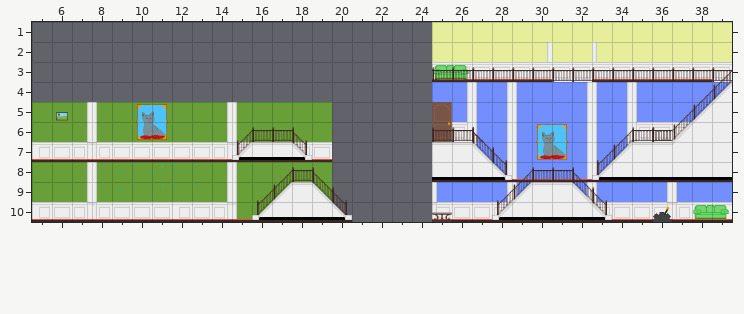
An edit to a level. Tiled map, graphics/testtiles.tmx. Above, as it was before the edit.
Cells are 64x64 px. Shown: x 5..39, y 1..10.
The result:
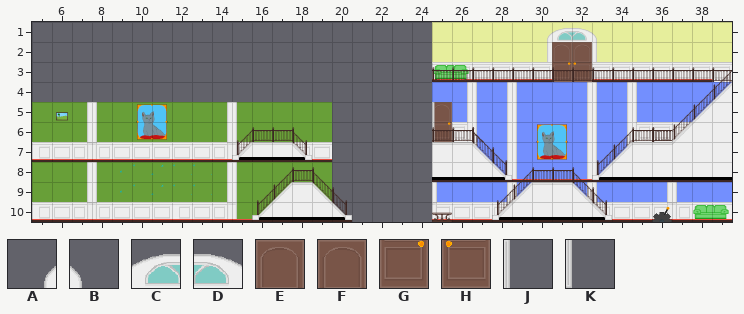
Key: from "testtiles": A 38, B 39, C 48, D 49, E 58, F 59, G 68, H 69, J 78, K 88.
_ is an empty cell.
The commit says: added window for door
The edit:
{"where": "layer \"mid\""}
{"y":2,"x":31,"old":"__","new":"EF"}
{"y":3,"x":31,"old":"__","new":"GH"}
{"y":5,"x":25,"old":"_","new":"E"}
{"y":6,"x":25,"old":"_","new":"G"}
{"where": "layer \"object\""}
{"y":1,"x":30,"old":"____","new":"ACDB"}
{"y":5,"x":25,"old":"E","new":"J"}
{"y":6,"x":25,"old":"G","new":"K"}
{"label":"added","picture_box":[547,28,597,82]}
{"label":"changed","picture_box":[432,102,435,142]}
